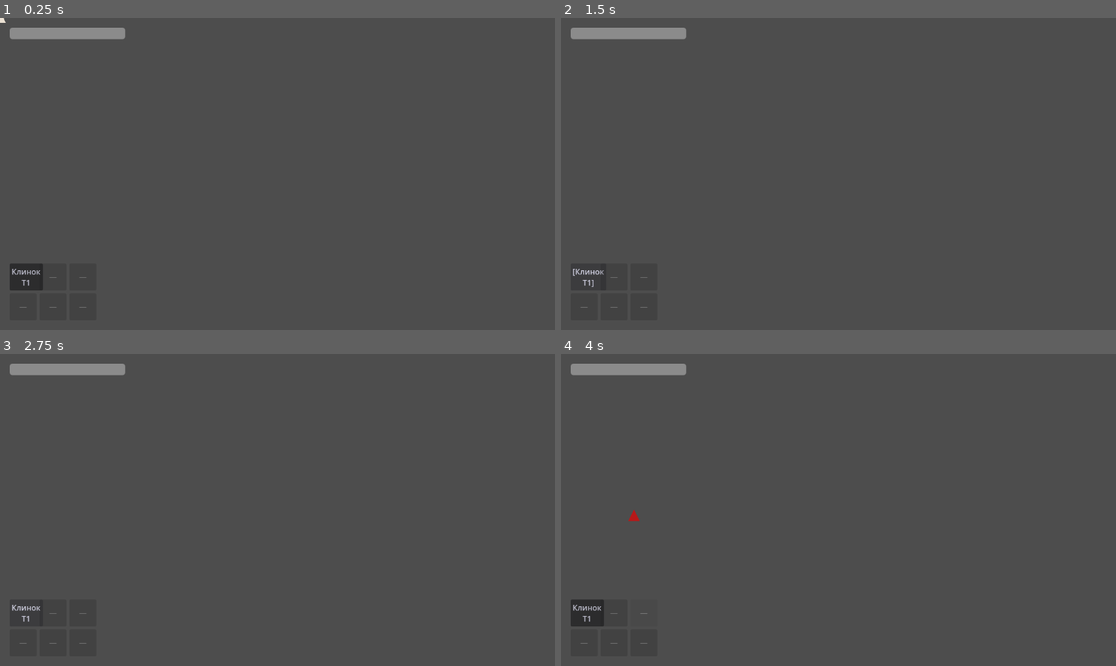
Above: before the commit, frames 1-4 (two rows, left to right).
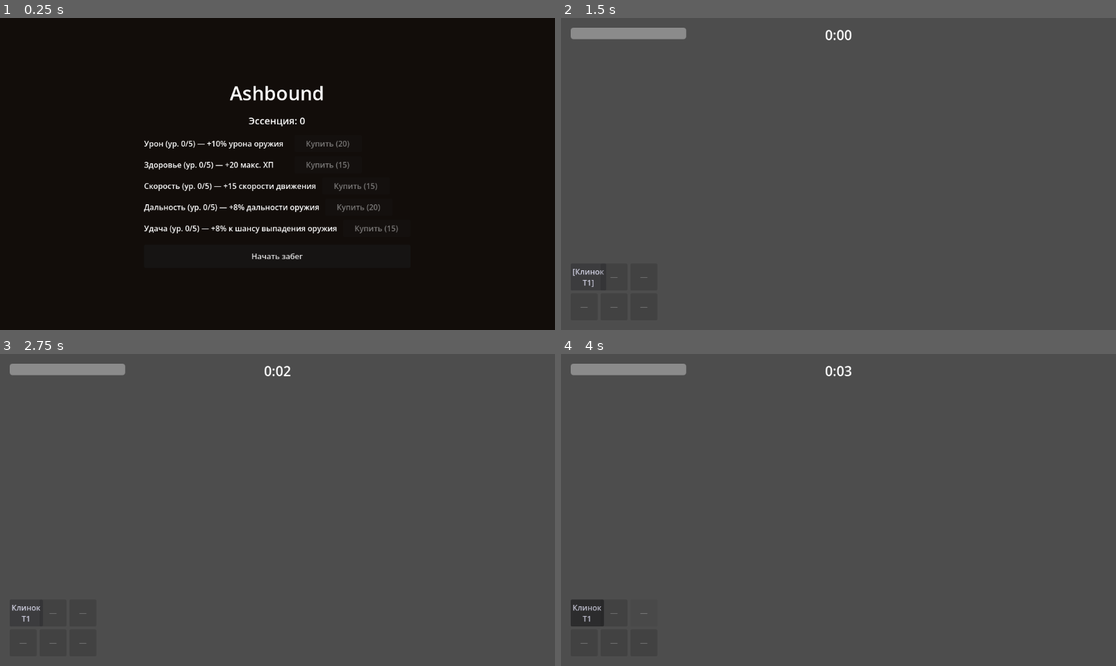
Above: after the commit, the same moments.

Repository: leblab000-max/ashbound
Game: Godot game, scene res://scenes/MainMenu.tscn
Same seed, same stepped clock (60 frames per second), same inputs: the game is played once before the commit and once after it. Before the commit the project starts from res://scenes/Main.tscn.
Inputs (mouse positions are in pixels of both pictures, inside the frame that each line leads up to):
- Up to frame 1 (0.25 s): no input
- Up to frame 2 (1.5 s): click (838, 255) at 0.5 s, where only the run after the commit has a clickable "Начать забег"; click "Клинок T1" at 1.25 s
- Up to frame 3 (2.75 s): click "[Клинок T1]" at 2 s
- Up to frame 4 (4 s): click "—" at 2.75 s; click "—" at 3.5 s

The runs differ from the first frame. In frame 1, 99% of the frame differs, in the area x 0-100%, y 0-100%; in frame 2, less than 0.1%; in frame 3, less than 0.1%; in frame 4, 0.1%.

Commit message:
Phase 4: idle meta-progression

Diff:
--- a/project.godot
+++ b/project.godot
@@ -1,24 +1,21 @@
 ; Engine configuration file.
 ; It's best edited using the editor UI and not directly,
-; since the parameters that go here are not all obvious.
-;
-; Format:
-;   [section] ; section goes between []
-;   param=value ; assign values to parameters
+; since the parameters that go here are meant to be edited
+; using the UI and not the other way around.
 
 config_version=5
-
-[animation]
-
-compatibility/default_parent_skeleton_in_mesh_instance_3d=true
 
 [application]
 
 config/name="Ashbound"
 config/description="Тёмное фэнтези, roguelike авто-баттлер с merge-оружием и idle-прогрессом между забегами."
-run/main_scene="res://scenes/Main.tscn"
-config/features=PackedStringArray("4.7", "GL Compatibility")
+run/main_scene="res://scenes/MainMenu.tscn"
+config/features=PackedStringArray("4.3", "GL Compatibility")
 config/icon="res://icon.svg"
+
+[autoload]
+
+Meta="*res://scripts/Meta.gd"
 
 [rendering]
 
--- /dev/null
+++ b/scenes/Boss.tscn
@@ -0,0 +1,17 @@
+[gd_scene load_steps=3 format=3]
+
+[ext_resource type="Script" path="res://scripts/Boss.gd" id="1"]
+
+[sub_resource type="CircleShape2D" id="1"]
+radius = 28.0
+
+[node name="Boss" type="CharacterBody2D"]
+motion_mode = 1
+script = ExtResource("1")
+
+[node name="Visual" type="Polygon2D" parent="."]
+color = Color(0.45, 0.08, 0.35, 1)
+polygon = PackedVector2Array(0, -32, 28, 22, -28, 22)
+
+[node name="CollisionShape2D" type="CollisionShape2D" parent="."]
+shape = SubResource("1")
--- /dev/null
+++ b/scenes/EnemyFast.tscn
@@ -0,0 +1,22 @@
+[gd_scene load_steps=3 format=3]
+
+[ext_resource type="Script" path="res://scripts/Enemy.gd" id="1"]
+
+[sub_resource type="CircleShape2D" id="1"]
+radius = 9.0
+
+[node name="EnemyFast" type="CharacterBody2D"]
+motion_mode = 1
+script = ExtResource("1")
+speed = 160.0
+max_health = 15
+contact_damage = 5
+contact_interval = 0.6
+drop_chance = 0.35
+
+[node name="Visual" type="Polygon2D" parent="."]
+color = Color(1.0, 0.6, 0.15, 1)
+polygon = PackedVector2Array(0, -10, 9, 7, -9, 7)
+
+[node name="CollisionShape2D" type="CollisionShape2D" parent="."]
+shape = SubResource("1")
--- /dev/null
+++ b/scenes/EnemyTank.tscn
@@ -0,0 +1,23 @@
+[gd_scene load_steps=3 format=3]
+
+[ext_resource type="Script" path="res://scripts/Enemy.gd" id="1"]
+
+[sub_resource type="CircleShape2D" id="1"]
+radius = 18.0
+
+[node name="EnemyTank" type="CharacterBody2D"]
+motion_mode = 1
+script = ExtResource("1")
+speed = 50.0
+max_health = 70
+contact_damage = 14
+contact_interval = 1.2
+drop_chance = 0.7
+currency_drop = 3
+
+[node name="Visual" type="Polygon2D" parent="."]
+color = Color(0.5, 0.05, 0.05, 1)
+polygon = PackedVector2Array(0, -20, 17, 14, -17, 14)
+
+[node name="CollisionShape2D" type="CollisionShape2D" parent="."]
+shape = SubResource("1")
--- a/scenes/Main.tscn
+++ b/scenes/Main.tscn
@@ -33,3 +33,52 @@
 offset_right = 200.0
 offset_bottom = -20.0
 script = ExtResource("4")
+
+[node name="TimerLabel" type="Label" parent="HUD"]
+anchor_left = 0.5
+anchor_right = 0.5
+offset_left = -60.0
+offset_top = 16.0
+offset_right = 60.0
+offset_bottom = 50.0
+theme_override_font_sizes/font_size = 28
+horizontal_alignment = 1
+text = "0:00"
+
+[node name="EndScreen" type="CanvasLayer" parent="."]
+process_mode = 3
+
+[node name="Backdrop" type="ColorRect" parent="EndScreen"]
+anchor_right = 1.0
+anchor_bottom = 1.0
+color = Color(0.07, 0.05, 0.04, 0.85)
+
+[node name="Center" type="CenterContainer" parent="EndScreen"]
+anchor_right = 1.0
+anchor_bottom = 1.0
+
+[node name="VBox" type="VBoxContainer" parent="EndScreen/Center"]
+theme_override_constants/separation = 16
+
+[node name="Title" type="Label" parent="EndScreen/Center/VBox"]
+theme_override_font_sizes/font_size = 40
+horizontal_alignment = 1
+text = "Ты погиб"
+
+[node name="Stats" type="Label" parent="EndScreen/Center/VBox"]
+theme_override_font_sizes/font_size = 18
+horizontal_alignment = 1
+text = "Время забега: 0:00"
+
+[node name="CurrencyEarned" type="Label" parent="EndScreen/Center/VBox"]
+theme_override_font_sizes/font_size = 18
+horizontal_alignment = 1
+text = "Заработано эссенции: 0 (всего: 0)"
+
+[node name="RestartButton" type="Button" parent="EndScreen/Center/VBox"]
+custom_minimum_size = Vector2(160, 44)
+text = "Заново"
+
+[node name="MenuButton" type="Button" parent="EndScreen/Center/VBox"]
+custom_minimum_size = Vector2(160, 44)
+text = "В меню"
--- /dev/null
+++ b/scenes/MainMenu.tscn
@@ -0,0 +1,38 @@
+[gd_scene load_steps=2 format=3]
+
+[ext_resource type="Script" path="res://scripts/MainMenu.gd" id="1"]
+
+[node name="MainMenu" type="Control"]
+anchor_right = 1.0
+anchor_bottom = 1.0
+script = ExtResource("1")
+
+[node name="Backdrop" type="ColorRect" parent="."]
+anchor_right = 1.0
+anchor_bottom = 1.0
+color = Color(0.07, 0.05, 0.04, 1)
+
+[node name="Center" type="CenterContainer" parent="."]
+anchor_right = 1.0
+anchor_bottom = 1.0
+
+[node name="VBox" type="VBoxContainer" parent="Center"]
+custom_minimum_size = Vector2(440, 0)
+theme_override_constants/separation = 16
+
+[node name="Title" type="Label" parent="Center/VBox"]
+theme_override_font_sizes/font_size = 40
+horizontal_alignment = 1
+text = "Ashbound"
+
+[node name="CurrencyLabel" type="Label" parent="Center/VBox"]
+theme_override_font_sizes/font_size = 20
+horizontal_alignment = 1
+text = "Эссенция: 0"
+
+[node name="UpgradesBox" type="VBoxContainer" parent="Center/VBox"]
+theme_override_constants/separation = 8
+
+[node name="StartButton" type="Button" parent="Center/VBox"]
+custom_minimum_size = Vector2(220, 48)
+text = "Начать забег"
--- /dev/null
+++ b/scripts/Boss.gd
@@ -0,0 +1,48 @@
+extends CharacterBody2D
+
+## Босс забега: появляется один раз в конце (Main.gd решает когда).
+## Логика движения та же, что у обычных врагов, но отдельным файлом —
+## так понятнее читать и проще менять баланс босса отдельно от рядовых.
+
+@export var speed: float = 60.0
+@export var max_health: int = 400
+@export var contact_damage: int = 20
+@export var contact_interval: float = 0.8
+@export var contact_distance: float = 40.0
+@export var currency_drop: int = 15
+
+var health: int
+var _player: Node2D = null
+var _hit_timer: float = 0.0
+
+signal defeated
+
+
+func _ready() -> void:
+	add_to_group("enemies")  # чтобы оружие игрока видело босса как цель
+	health = max_health
+	_player = get_tree().get_first_node_in_group("player")
+
+
+func _physics_process(delta: float) -> void:
+	if _player == null or not is_instance_valid(_player):
+		_player = get_tree().get_first_node_in_group("player")
+		return
+
+	var dir := (_player.global_position - global_position).normalized()
+	velocity = dir * speed
+	move_and_slide()
+
+	_hit_timer -= delta
+	if _hit_timer <= 0.0 and global_position.distance_to(_player.global_position) < contact_distance:
+		if _player.has_method("take_damage"):
+			_player.take_damage(contact_damage)
+		_hit_timer = contact_interval
+
+
+func take_damage(amount: int) -> void:
+	health -= amount
+	if health <= 0:
+		Meta.add_currency(currency_drop)
+		defeated.emit()
+		queue_free()
--- a/scripts/Enemy.gd
+++ b/scripts/Enemy.gd
@@ -9,6 +9,7 @@
 @export var contact_interval: float = 1.0
 @export var contact_distance: float = 26.0
 @export var drop_chance: float = 0.5
+@export var currency_drop: int = 1
 
 const WEAPON_PICKUP_SCENE := preload("res://scenes/WeaponPickup.tscn")
 const WeaponDB := preload("res://scripts/WeaponDB.gd")
@@ -22,6 +23,8 @@
 	add_to_group("enemies")
 	health = max_health
 	_player = get_tree().get_first_node_in_group("player")
+	# Апгрейд "удача" (Meta autoload) повышает шанс выпадения оружия.
+	drop_chance = clamp(drop_chance * (1.0 + Meta.get_bonus("luck")), 0.0, 1.0)
 
 
 func _physics_process(delta: float) -> void:
@@ -43,6 +46,7 @@
 func take_damage(amount: int) -> void:
 	health -= amount
 	if health <= 0:
+		Meta.add_currency(currency_drop)
 		_drop_weapon()
 		queue_free()
 
--- a/scripts/EnemySpawner.gd
+++ b/scripts/EnemySpawner.gd
@@ -1,21 +1,34 @@
 extends Node2D
 
-## Спавнит врагов по кругу вокруг игрока. Интервал спавна постепенно
-## сокращается от initial_interval до min_interval за ramp_time секунд —
-## это и есть "нарастающая сложность" забега (доделаем в Фазе 3).
+## Спавнит врагов по кругу вокруг игрока. Три вида с разными весами
+## (грунт чаще всего, танк реже всего). Интервал спавна постепенно
+## сокращается от initial_interval до min_interval за ramp_time секунд.
+## Враги также становятся крепче и бьют больнее со временем (difficulty_mult) —
+## иначе оружие игрока после пары слияний резко вырывается вперёд по силе.
+## Main.gd выключает enabled, когда приходит время босса.
 
-const ENEMY_SCENE := preload("res://scenes/Enemy.tscn")
+const ENEMY_SCENES := {
+	"grunt": preload("res://scenes/Enemy.tscn"),
+	"fast": preload("res://scenes/EnemyFast.tscn"),
+	"tank": preload("res://scenes/EnemyTank.tscn"),
+}
+const WEIGHTS := {"grunt": 5, "fast": 3, "tank": 1}
 
 @export var spawn_radius: float = 420.0
 @export var initial_interval: float = 1.6
 @export var min_interval: float = 0.4
-@export var ramp_time: float = 120.0
+@export var ramp_time: float = 60.0
+@export var difficulty_per_minute: float = 0.7  # +70% к хп/урону врагов за минуту
+
+var enabled: bool = true
 
 var _elapsed: float = 0.0
 var _timer: float = 0.5  # первый враг появится почти сразу
 
 
 func _process(delta: float) -> void:
+	if not enabled:
+		return
 	_elapsed += delta
 	_timer -= delta
 	if _timer <= 0.0:
@@ -30,6 +43,25 @@
 		return
 	var angle := randf() * TAU
 	var offset := Vector2(cos(angle), sin(angle)) * spawn_radius
-	var enemy := ENEMY_SCENE.instantiate()
+	var scene: PackedScene = ENEMY_SCENES[_pick_weighted()]
+	var enemy := scene.instantiate()
+
+	var difficulty := 1.0 + (_elapsed / 60.0) * difficulty_per_minute
+	enemy.max_health = int(round(enemy.max_health * difficulty))
+	enemy.contact_damage = int(round(enemy.contact_damage * difficulty))
+
 	get_tree().current_scene.add_child(enemy)
 	enemy.global_position = player.global_position + offset
+
+
+func _pick_weighted() -> String:
+	var total := 0
+	for w in WEIGHTS.values():
+		total += w
+	var roll := randi() % total
+	var acc := 0
+	for key in WEIGHTS.keys():
+		acc += WEIGHTS[key]
+		if roll < acc:
+			return key
+	return "grunt"
--- a/scripts/Main.gd
+++ b/scripts/Main.gd
@@ -1,15 +1,65 @@
 extends Node2D
 
-## Корневая сцена: связывает HUD (полоску здоровья) с сигналами игрока.
+## Корневая сцена: таймер забега, появление босса в конце, экран
+## Game Over / Победа со статистикой, кнопка "заново".
+
+const BOSS_SCENE := preload("res://scenes/Boss.tscn")
+const BOSS_TIME := 60.0  # через сколько секунд появляется босс (потом можно увеличить)
 
 @onready var health_bar: ProgressBar = $HUD/HealthBar
+@onready var timer_label: Label = $HUD/TimerLabel
+@onready var end_screen: CanvasLayer = $EndScreen
+@onready var end_title: Label = $EndScreen/Center/VBox/Title
+@onready var end_stats: Label = $EndScreen/Center/VBox/Stats
+@onready var end_currency: Label = $EndScreen/Center/VBox/CurrencyEarned
+@onready var restart_button: Button = $EndScreen/Center/VBox/RestartButton
+@onready var menu_button: Button = $EndScreen/Center/VBox/MenuButton
+@onready var enemy_spawner: Node = $EnemySpawner
+
+var _elapsed: float = 0.0
+var _boss_spawned: bool = false
+var _run_over: bool = false
 
 
 func _ready() -> void:
+	Meta.start_run()  # обнуляем счётчик валюты забега (на случай запуска сцены напрямую из редактора)
+	end_screen.visible = false
+	restart_button.pressed.connect(_on_restart_pressed)
+	menu_button.pressed.connect(_on_menu_pressed)
+
 	var player := get_tree().get_first_node_in_group("player")
 	if player:
 		player.health_changed.connect(_on_health_changed)
 		player.died.connect(_on_player_died)
+
+
+func _process(delta: float) -> void:
+	if _run_over:
+		return
+	_elapsed += delta
+	timer_label.text = _format_time(_elapsed)
+	if not _boss_spawned and _elapsed >= BOSS_TIME:
+		_spawn_boss()
+
+
+func _format_time(t: float) -> String:
+	var m := int(t) / 60
+	var s := int(t) % 60
+	return "%d:%02d" % [m, s]
+
+
+func _spawn_boss() -> void:
+	_boss_spawned = true
+	enemy_spawner.enabled = false
+	# убираем оставшихся рядовых врагов — бой с боссом должен быть честным один на один
+	for e in get_tree().get_nodes_in_group("enemies"):
+		e.queue_free()
+
+	var boss := BOSS_SCENE.instantiate()
+	get_tree().current_scene.add_child(boss)
+	var player := get_tree().get_first_node_in_group("player")
+	boss.global_position = (player.global_position + Vector2(0, -320)) if player else Vector2.ZERO
+	boss.defeated.connect(_on_boss_defeated)
 
 
 func _on_health_changed(current: int, max_hp: int) -> void:
@@ -18,5 +68,28 @@
 
 
 func _on_player_died() -> void:
-	# Полноценный экран Game Over добавим в Фазе 3 (структура забега).
-	print("Игрок погиб — Game Over экран будет в Фазе 3")
+	_show_end_screen("Ты погиб")
+
+
+func _on_boss_defeated() -> void:
+	_show_end_screen("Победа!")
+
+
+func _show_end_screen(title: String) -> void:
+	_run_over = true
+	end_title.text = title
+	end_stats.text = "Время забега: %s" % _format_time(_elapsed)
+	end_currency.text = "Заработано эссенции: %d (всего: %d)" % [Meta.run_currency, Meta.currency]
+	Meta.save_data()
+	end_screen.visible = true
+	get_tree().paused = true
+
+
+func _on_restart_pressed() -> void:
+	get_tree().paused = false
+	get_tree().reload_current_scene()
+
+
+func _on_menu_pressed() -> void:
+	get_tree().paused = false
+	get_tree().change_scene_to_file("res://scenes/MainMenu.tscn")
--- /dev/null
+++ b/scripts/MainMenu.gd
@@ -0,0 +1,68 @@
+extends Control
+
+## Главное меню: показывает постоянную валюту, список апгрейдов для покупки
+## (динамически строится из Meta.UPGRADES) и кнопку "Начать забег".
+
+@onready var currency_label: Label = $Center/VBox/CurrencyLabel
+@onready var upgrades_box: VBoxContainer = $Center/VBox/UpgradesBox
+@onready var start_button: Button = $Center/VBox/StartButton
+
+var _upgrade_rows: Dictionary = {}  # key -> {"label": Label, "button": Button}
+
+
+func _ready() -> void:
+	start_button.pressed.connect(_on_start_pressed)
+	Meta.currency_changed.connect(_on_currency_changed)
+	_build_upgrades()
+	_refresh_all()
+
+
+func _build_upgrades() -> void:
+	for key in Meta.UPGRADES.keys():
+		var row := HBoxContainer.new()
+		row.add_theme_constant_override("separation", 12)
+
+		var label := Label.new()
+		label.custom_minimum_size = Vector2(300, 0)
+		row.add_child(label)
+
+		var button := Button.new()
+		button.custom_minimum_size = Vector2(140, 36)
+		button.pressed.connect(_on_buy_pressed.bind(key))
+		row.add_child(button)
+
+		upgrades_box.add_child(row)
+		_upgrade_rows[key] = {"label": label, "button": button}
+
+
+func _refresh_all() -> void:
+	currency_label.text = "Эссенция: %d" % Meta.currency
+	for key in Meta.UPGRADES.keys():
+		_refresh_row(key)
+
+
+func _refresh_row(key: String) -> void:
+	var def = Meta.UPGRADES[key]
+	var lvl: int = Meta.levels.get(key, 0)
+	var row = _upgrade_rows[key]
+	row["label"].text = "%s (ур. %d/%d) — %s" % [def["name"], lvl, def["max_level"], def["desc"]]
+	if Meta.is_maxed(key):
+		row["button"].text = "Макс."
+		row["button"].disabled = true
+	else:
+		var cost := Meta.upgrade_cost(key)
+		row["button"].text = "Купить (%d)" % cost
+		row["button"].disabled = Meta.currency < cost
+
+
+func _on_buy_pressed(key: String) -> void:
+	if Meta.buy_upgrade(key):
+		_refresh_all()
+
+
+func _on_currency_changed(_total: int) -> void:
+	_refresh_all()
+
+
+func _on_start_pressed() -> void:
+	get_tree().change_scene_to_file("res://scenes/Main.tscn")
--- /dev/null
+++ b/scripts/Meta.gd
@@ -0,0 +1,99 @@
+extends Node
+
+## Автозагрузка (autoload-синглтон) "Meta": постоянная валюта и апгрейды,
+## которые сохраняются МЕЖДУ забегами. Доступен из любого скрипта просто
+## как "Meta" (без preload) — так работают автозагрузки в Godot.
+## Сохранение — в user://save.json (обычный JSON-файл в папке пользователя).
+
+signal currency_changed(total: int)
+
+const SAVE_PATH := "user://save.json"
+
+## Описание всех постоянных апгрейдов. per_level — либо доля (0.10 = +10%),
+## либо абсолютное число (health/speed), в зависимости от апгрейда —
+## смотри, где именно бонус применяется (Player.gd, Enemy.gd).
+const UPGRADES := {
+	"damage": {"name": "Урон", "desc": "+10% урона оружия", "base_cost": 20, "cost_growth": 1.6, "per_level": 0.10, "max_level": 5},
+	"health": {"name": "Здоровье", "desc": "+20 макс. ХП", "base_cost": 15, "cost_growth": 1.5, "per_level": 20.0, "max_level": 5},
+	"speed": {"name": "Скорость", "desc": "+15 скорости движения", "base_cost": 15, "cost_growth": 1.5, "per_level": 15.0, "max_level": 5},
+	"range": {"name": "Дальность", "desc": "+8% дальности оружия", "base_cost": 20, "cost_growth": 1.6, "per_level": 0.08, "max_level": 5},
+	"luck": {"name": "Удача", "desc": "+8% к шансу выпадения оружия", "base_cost": 15, "cost_growth": 1.5, "per_level": 0.08, "max_level": 5},
+}
+
+var currency: int = 0        # постоянная валюта, сохраняется на диск
+var run_currency: int = 0    # заработано за ТЕКУЩИЙ забег (для экрана результатов)
+var levels: Dictionary = {}  # {"damage": 0, "health": 0, ...}
+
+
+func _ready() -> void:
+	for key in UPGRADES.keys():
+		levels[key] = 0
+	load_data()
+
+
+## Текущий суммарный бонус апгрейда key (level * per_level).
+func get_bonus(key: String) -> float:
+	var lvl: int = levels.get(key, 0)
+	return UPGRADES[key]["per_level"] * lvl
+
+
+func upgrade_cost(key: String) -> int:
+	var lvl: int = levels.get(key, 0)
+	var def = UPGRADES[key]
+	return int(round(def["base_cost"] * pow(def["cost_growth"], lvl)))
+
+
+func is_maxed(key: String) -> bool:
+	return levels.get(key, 0) >= UPGRADES[key]["max_level"]
+
+
+func buy_upgrade(key: String) -> bool:
+	if is_maxed(key):
+		return false
+	var cost := upgrade_cost(key)
+	if currency < cost:
+		return false
+	currency -= cost
+	levels[key] += 1
+	currency_changed.emit(currency)
+	save_data()
+	return true
+
+
+## Вызывается при убийстве врага/босса — пополняет и постоянную валюту,
+## и счётчик текущего забега (для итогового экрана).
+func add_currency(amount: int) -> void:
+	currency += amount
+	run_currency += amount
+	currency_changed.emit(currency)
+
+
+## Сбрасывает счётчик забега. Main.gd вызывает это в начале каждого забега.
+func start_run() -> void:
+	run_currency = 0
+
+
+func save_data() -> void:
+	var data := {"currency": currency, "levels": levels}
+	var f := FileAccess.open(SAVE_PATH, FileAccess.WRITE)
+	if f:
+		f.store_string(JSON.stringify(data))
+		f.close()
+
+
+func load_data() -> void:
+	if not FileAccess.file_exists(SAVE_PATH):
+		return
+	var f := FileAccess.open(SAVE_PATH, FileAccess.READ)
+	if f == null:
+		return
+	var text := f.get_as_text()
+	f.close()
+	var parsed = JSON.parse_string(text)
+	if typeof(parsed) != TYPE_DICTIONARY:
+		return
+	currency = int(parsed.get("currency", 0))
+	var loaded_levels = parsed.get("levels", {})
+	for key in UPGRADES.keys():
+		if loaded_levels.has(key):
+			levels[key] = int(loaded_levels[key])
--- a/scripts/Player.gd
+++ b/scripts/Player.gd
@@ -13,6 +13,10 @@
 var inventory: Array = []       # каждый элемент: null ИЛИ {"id": String, "tier": int}
 var _slot_timers: Array = []    # таймер до следующего выстрела, параллельно inventory
 
+# Множители от постоянных апгрейдов (Meta autoload, магазин в главном меню).
+var damage_mult: float = 1.0
+var range_mult: float = 1.0
+
 signal health_changed(current: int, max_hp: int)
 signal inventory_changed
 signal died
@@ -22,6 +26,12 @@
 
 
 func _ready() -> void:
+	# Применяем постоянные апгрейды из магазина (Meta — автозагрузка, см. project.godot).
+	max_health += int(round(Meta.get_bonus("health")))
+	speed += Meta.get_bonus("speed")
+	damage_mult = 1.0 + Meta.get_bonus("damage")
+	range_mult = 1.0 + Meta.get_bonus("range")
+
 	health = max_health
 	add_to_group("player")
 	health_changed.emit(health, max_health)
@@ -69,12 +79,12 @@
 		_slot_timers[i] -= delta
 		if _slot_timers[i] > 0.0:
 			continue
-		var wrange: float = WeaponDB.weapon_range(item["id"], item["tier"])
+		var wrange: float = WeaponDB.weapon_range(item["id"], item["tier"]) * range_mult
 		var target := _find_nearest_enemy(wrange)
 		if target == null:
 			continue
 		_slot_timers[i] = WeaponDB.weapon_interval(item["id"], item["tier"])
-		_fire_at(target, WeaponDB.weapon_damage(item["id"], item["tier"]))
+		_fire_at(target, WeaponDB.weapon_damage(item["id"], item["tier"]) * damage_mult)
 
 
 func _find_nearest_enemy(max_range: float) -> Node2D:
--- a/scripts/WeaponDB.gd
+++ b/scripts/WeaponDB.gd
@@ -1,11 +1,14 @@
 extends RefCounted
-class_name WeaponDB
 
 ## Общий справочник оружия: базовые характеристики + как они растут с тиром.
 ## Пока 3 вида для проверки механики, остальные добавим в Фазе 5 (контент-пасс).
 ##
 ## Названия функций начинаются с "weapon_", чтобы не пересекаться со
 ## встроенными методами движка (например, Object уже имеет get_name()).
+##
+## Специально БЕЗ class_name — подключается через preload() в каждом файле,
+## который им пользуется. Так Godot не нужно переиндексировать глобальные
+## классы при каждой правке (это и вызывало ошибки "not found in base").
 
 const MAX_TIER := 3
 
Not shown, added: scripts/Boss.gd.uid
